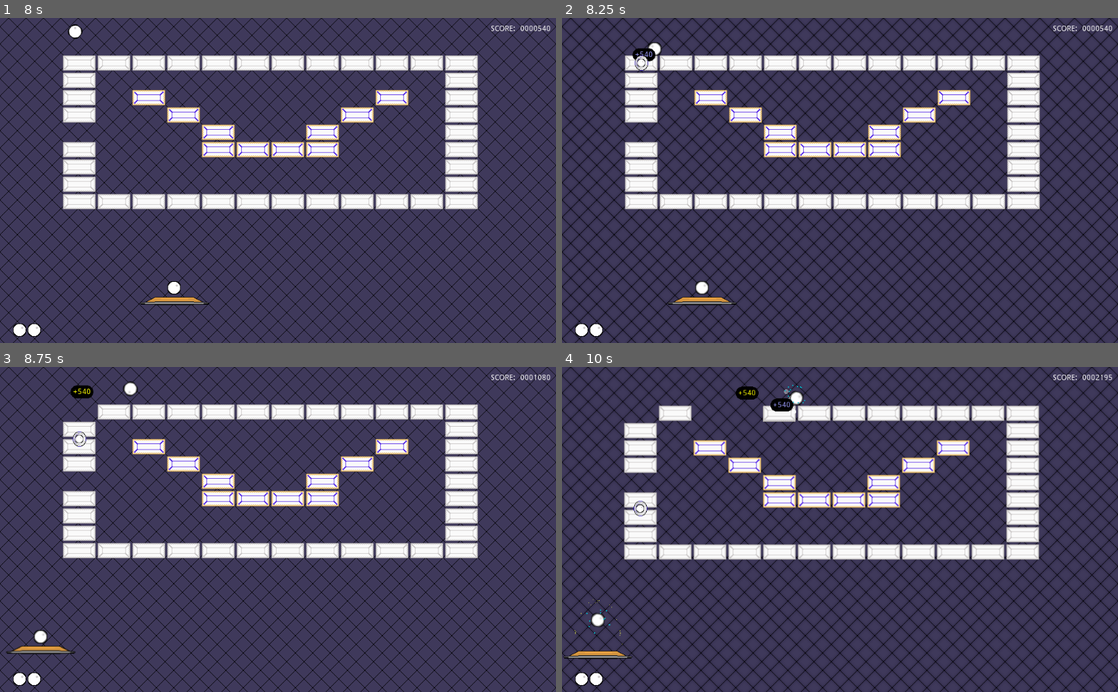
Above: before the commit, frames 1-4 (two rows, left to right).
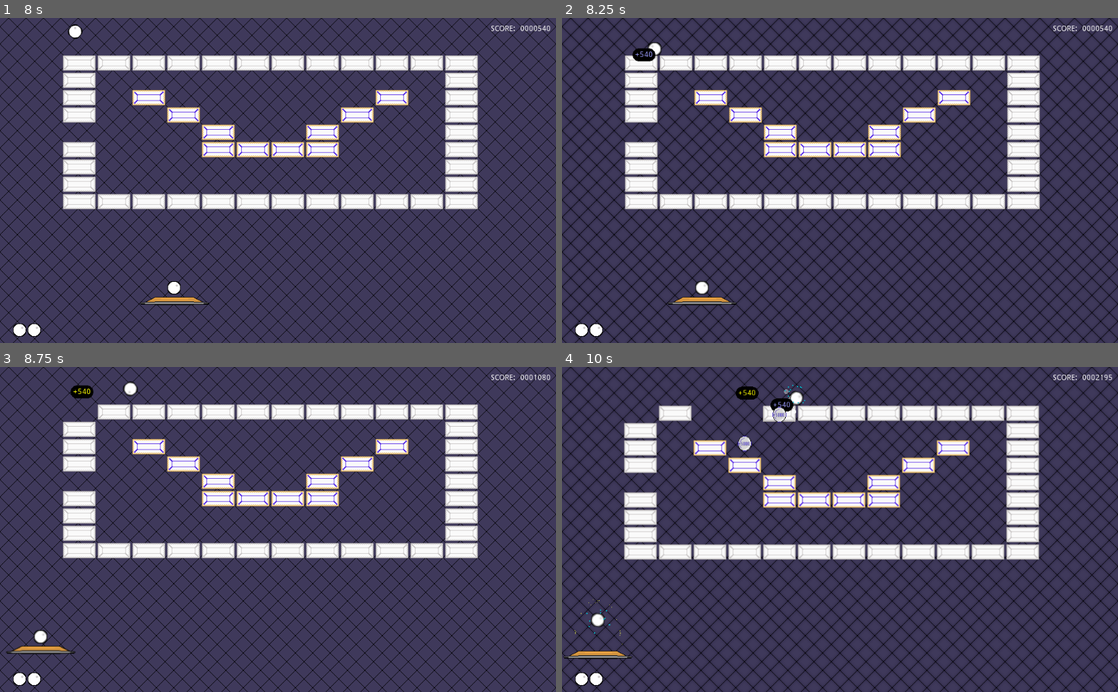
Above: after the commit, the same moments.

Repository: Anatolij-Grigorjev/Breakout4Godot
Game: Godot game, scene res://BreakoutGame.tscn
The game is run twice, just before and just after one commit, with the same random seed, the same clock (stepped at 60 frames per second) and the same inputs.
Inputs (mouse positions are in pixels of both pictures, inside the frame that each line leads up to):
- Up to frame 1 (8 s): tap Enter (ui_accept) at 0.5, 0.77, 2, 3.5, 3.77, 6.77 s; move the mouse to (250, 245) at 0.52 s; hold Up (paddle_ball_speedup) 0.53-1.25 s; tap Space (paddle_launch_ball) at 0.6, 3.6, 6.6 s; click (250, 245) at 0.67 s; drag from (444, 229) to (250, 245) at 1.27 s; move the mouse to (111, 131) at 2.02 s; hold Left (paddle_left) 2.03-2.75 s; tap Alt at 2.1, 5.1 s; drag from (305, 180) to (111, 131) at 2.77 s; move the mouse to (194, 99) at 3.52 s; hold Left (paddle_left) 3.53-4.25 s; drag from (400, 164) to (194, 99) at 4.27 s; move the mouse to (166, 196) at 5.02 s; hold Up (paddle_ball_speedup) 5.03-5.75 s; click (166, 196) at 5.17 s; drag from (333, 109) to (166, 196) at 5.77 s; move the mouse to (250, 245) at 6.52 s; hold Right (paddle_right) 6.53-7.25 s; drag from (444, 229) to (250, 245) at 7.27 s
- Up to frame 2 (8.25 s): move the mouse to (673, 131) at 8.02 s; hold Left (paddle_left) from 8.03 s (still down); tap Alt at 8.1 s
- Up to frame 3 (8.75 s): keep holding Left (paddle_left)
- Up to frame 4 (10 s): release Left (paddle_left) at 8.75 s; drag from (867, 529) to (673, 480) at 8.77 s; move the mouse to (756, 448) at 9.52 s; hold Up (paddle_ball_speedup) from 9.53 s (still down); tap Space (paddle_launch_ball) at 9.6 s; click (756, 448) at 9.67 s; tap Enter (ui_accept) at 9.77 s

Frame 1 is identical in both runs. In frame 2, less than 0.1% of the frame differs, in the area x 13-16%, y 11-17%; in frame 3, less than 0.1%; in frame 4, 0.3%, in the area x 12-41%, y 12-46%.

Commit message:
try prebaked powerups distribution in stage

Diff:
--- a/game/BreakoutGame.gd
+++ b/game/BreakoutGame.gd
@@ -37,6 +37,8 @@
 
 var powerup_configs = []
 
+var score_drops_positions = []
+
 
 func _ready():
 	scoreCounter.value = currentScore
@@ -59,7 +61,21 @@
 	dropConfigExtraBall = ScenePowerupConfig.new(PowerupExtraBallScn, {
 		0: 0.05, 2: 0.1, 3: 0.1, 4: 0.1
 	}, 1)
-	powerup_configs = [dropConfigPoints, dropConfigExtraBall]
+	score_drops_positions = _assign_score_drops_positions(10)
+	print("score drops in cells: ", score_drops_positions)
+	powerup_configs = [dropConfigExtraBall]
+
+
+func _assign_score_drops_positions(num_drops: int) -> Array:
+
+	var basic_tile_pos = []
+	for tileIdx in bricks.get_used_cells():
+		if bricks.get_cellv(tileIdx) == 0:
+			basic_tile_pos.append(tileIdx)
+
+	basic_tile_pos.shuffle()
+	basic_tile_pos = basic_tile_pos.slice(0, num_drops - 1)
+	return basic_tile_pos
 
 
 func _process(delta):
@@ -147,22 +163,25 @@
 	_add_scored_points_bubble(global_brick_center, brickPoints)
 	scoreCounter.value += brickPoints
 
-	_process_drop_powerup(type, global_brick_center)
-
-
-
-func _process_drop_powerup(brick_type, start_global_pos):
-
+	_process_drop_powerup(type, tileIdx, global_brick_center)
+
+
+
+func _process_drop_powerup(brick_type: int, tileIdx: Vector2, start_global_pos: Vector2):
+
+	if tileIdx in score_drops_positions:
+		_start_drop_of_config(dropConfigPoints, start_global_pos)
+		return
 
 	for dropConfig in powerup_configs:
 		if dropConfig.can_spawn() and dropConfig.should_drop_for_brick(brick_type):
-			_start_drop_of_scene(dropConfig, start_global_pos)
+			_start_drop_of_config(dropConfig, start_global_pos)
 			return
 
 	return
 
 
-func _start_drop_of_scene(drop_config: ScenePowerupConfig, global_pos: Vector2):
+func _start_drop_of_config(drop_config: ScenePowerupConfig, global_pos: Vector2):
 
 	var drop = drop_config.start_drop_at_pos(global_pos)
 
